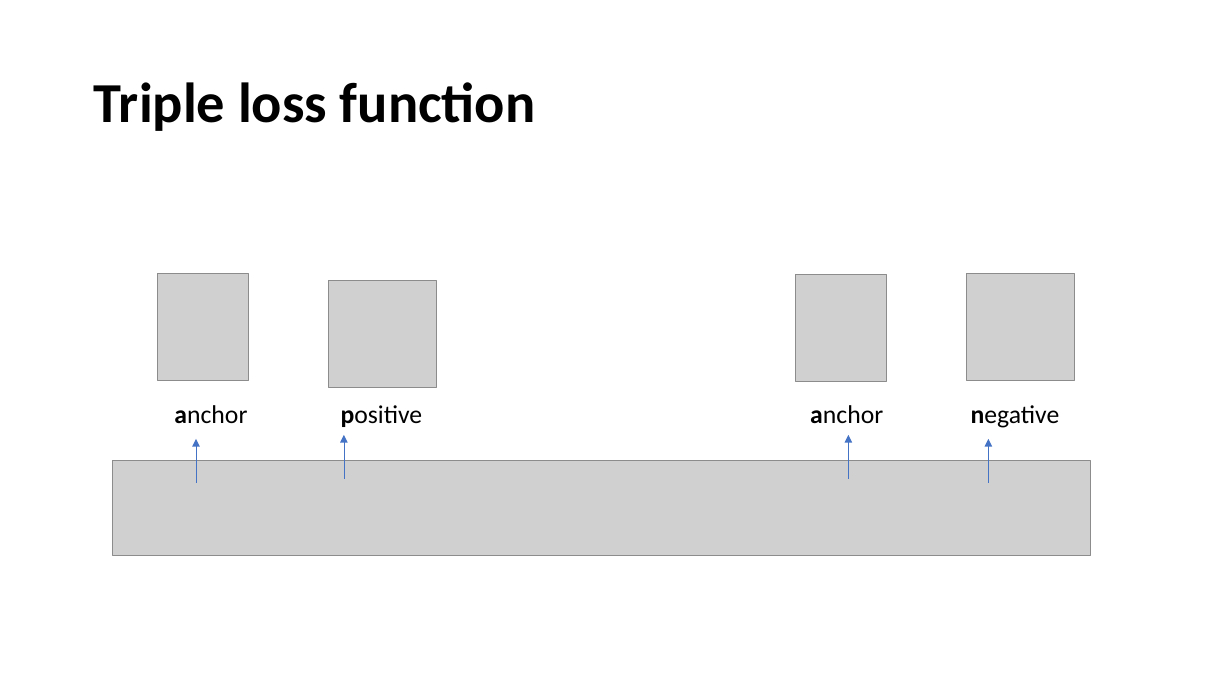
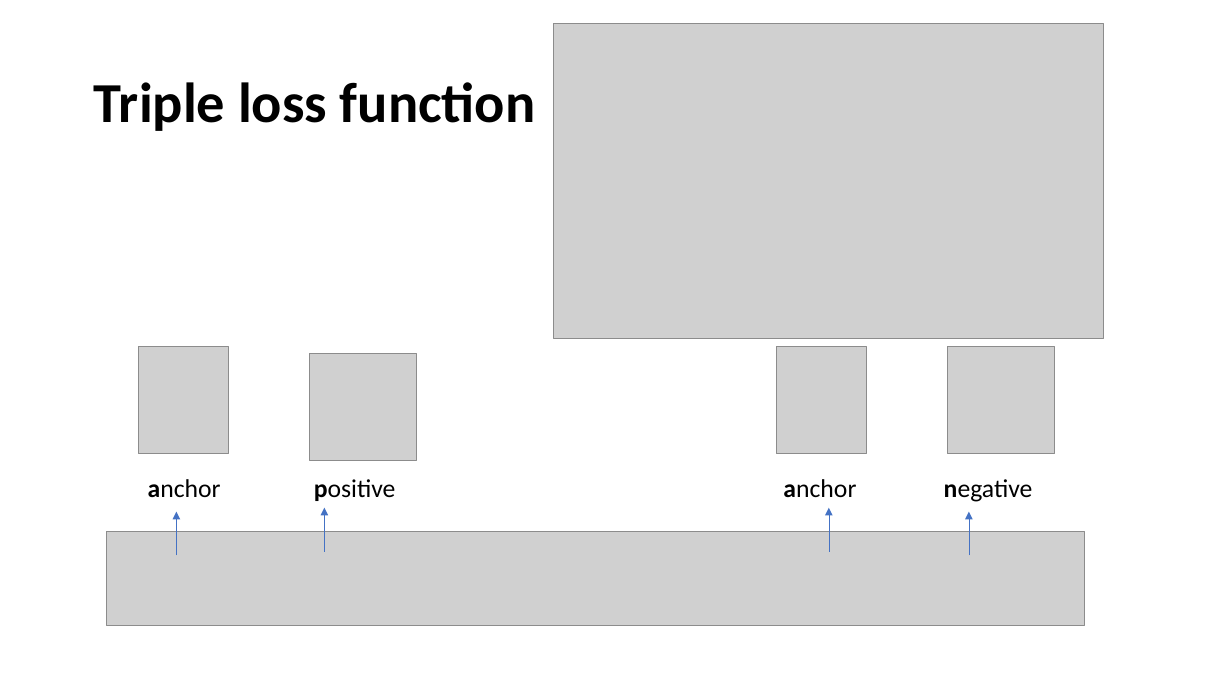
Before and after one commit to MatGhazi/Computer_vision, a slide deck: slide 11 of FaceRecognition/FaceRecognition.PPTX (slide 10 before the commit). Drawn at 1232x693 pixels with LibreOffice and Linux fonts; fonts in the diff are those of the drawing; grey boxes stand for pictures. Boxes give left, top, right and bottom in pixels: in the first picture for what was removed or moved away, otherwise in the second. Text is boxed around its words. In the diff, an @@ line names an element or a change of style, - is before the commit and + after.

```diff
--- a/FaceRecognition/FaceRecognition.PPTX
+++ b/FaceRecognition/FaceRecognition.PPTX
@@ picture added at (554, 23, 1104, 338) @@
@@ text "anchor positive anchor negative": place and size @@
-text "anchor positive anchor negative" at (174, 405, 1060, 428)
+text "anchor positive anchor negative" at (148, 479, 1033, 502)
@@ arrow moved from (344, 479) - (344, 435) to (324, 552) - (324, 507) @@
@@ arrow moved from (848, 479) - (848, 435) to (829, 552) - (829, 507) @@
@@ picture: place and size @@
-picture at (112, 461, 1090, 555)
+picture at (106, 531, 1084, 626)
@@ 4 pictures, 2 arrows: place and size @@
-4 pictures, 2 arrows at (158, 274, 1074, 482)
+4 pictures, 2 arrows at (139, 347, 1055, 555)
```
Also in this commit, not shown: 7 other slides changed, 2 slides added, 1 slide removed, 1 other file.
